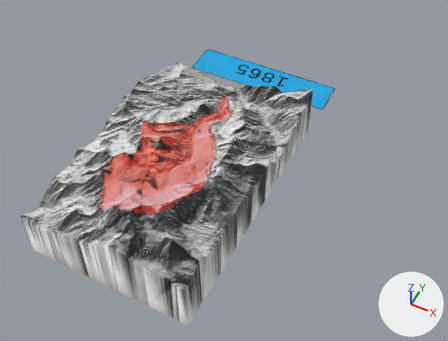
The glTF model public/models/glacier-in-time/Wrapper.gltf as it was, and as the next commit left it.
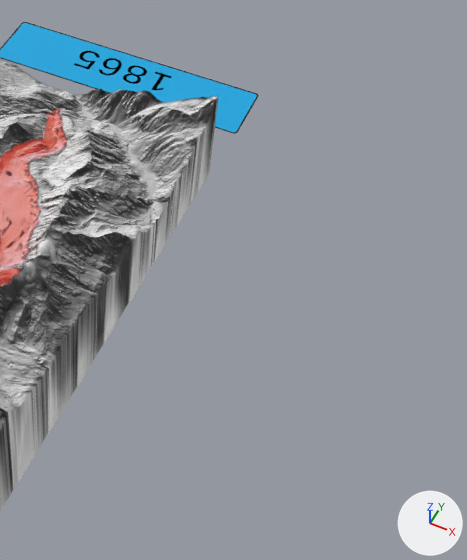
Old and new are each drawn whole from a camera (50 mm lens) standing at (1.12, -1.82, 2.5) and looking at (0.16, 0.11, 0.09) and again close up on the part from 44% to 100% of the width and 11% to 100% of the height. Arrows for +X, +Y and +Z are at lower right; the lights stay in place. The last two pictures show the newer version. Where no turn or scale is listed for an object, it has been applied to the vertices.

In view in the first close-up: '1865', '1892', '1988', 'Terrain', 'YearIcon' and 7 more.
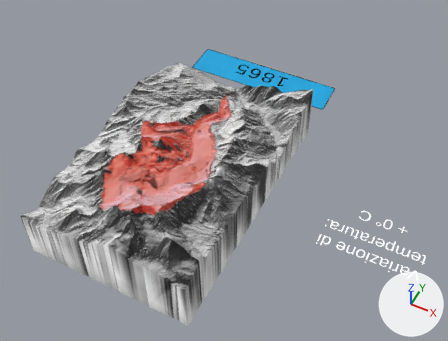
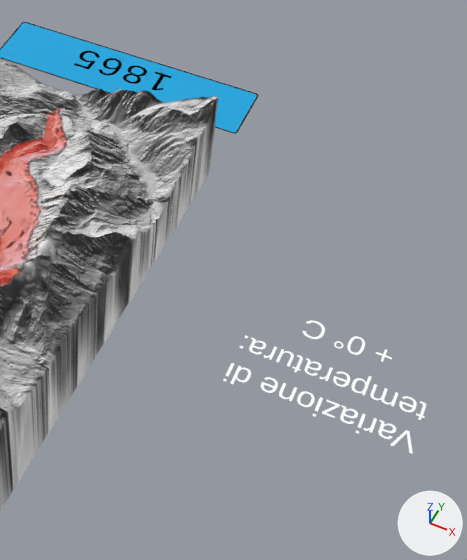
Location of each change, [x1, y1, x2, y2] in pixels of the close-ups (467 x 560 px):
```json
{"object": "TempVarText", "change": "added", "after": [223, 335, 426, 454]}
{"object": "0Grad", "change": "added", "after": [303, 320, 392, 362]}
```

The change, as JSON lines over the scene's bpy script:
```json
{"op": "add", "block": "me_0grad", "code": ["me_0grad = bpy.data.meshes.new('0Grad')", "me_0grad.from_pydata(...)  # 17 vertices, 8 faces; spans x 0.0..0.415, y -0.045..0.021, z 0.0", "me_0grad.materials.append(mat_liberationsans_sdf_material)"]}
{"op": "add", "block": "me_tempvartext", "code": ["me_tempvartext = bpy.data.meshes.new('TempVarText')", "me_tempvartext.from_pydata(...)  # 97 vertices, 48 faces; spans x -0.26..0.251, y -0.047..0.143, z 0.0", "me_tempvartext.materials.append(mat_liberationsans_sdf_material)"]}
{"op": "add", "block": "ob_0grad", "code": ["ob_0grad = bpy.data.objects.new('0Grad', me_0grad)", "ob_0grad.location = (0.702, 0.236, 0.0)"]}
{"op": "add", "block": "ob_tempvartext", "code": ["ob_tempvartext = bpy.data.objects.new('TempVarText', me_tempvartext)", "ob_tempvartext.location = (0.993, 0.0, 0.0)"]}
```
